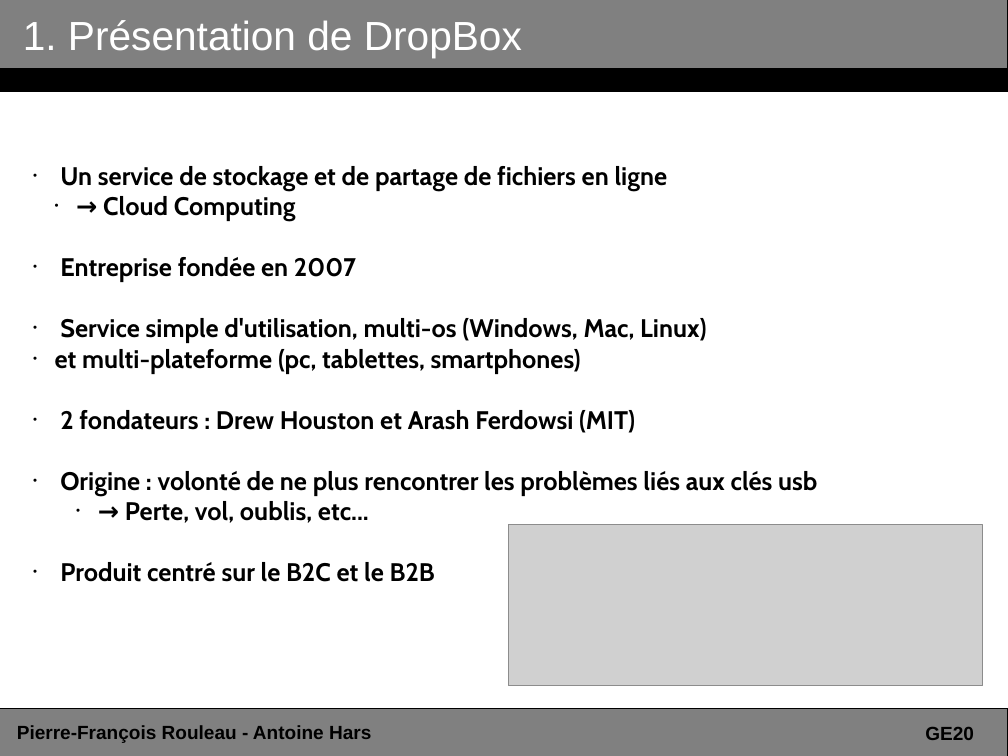
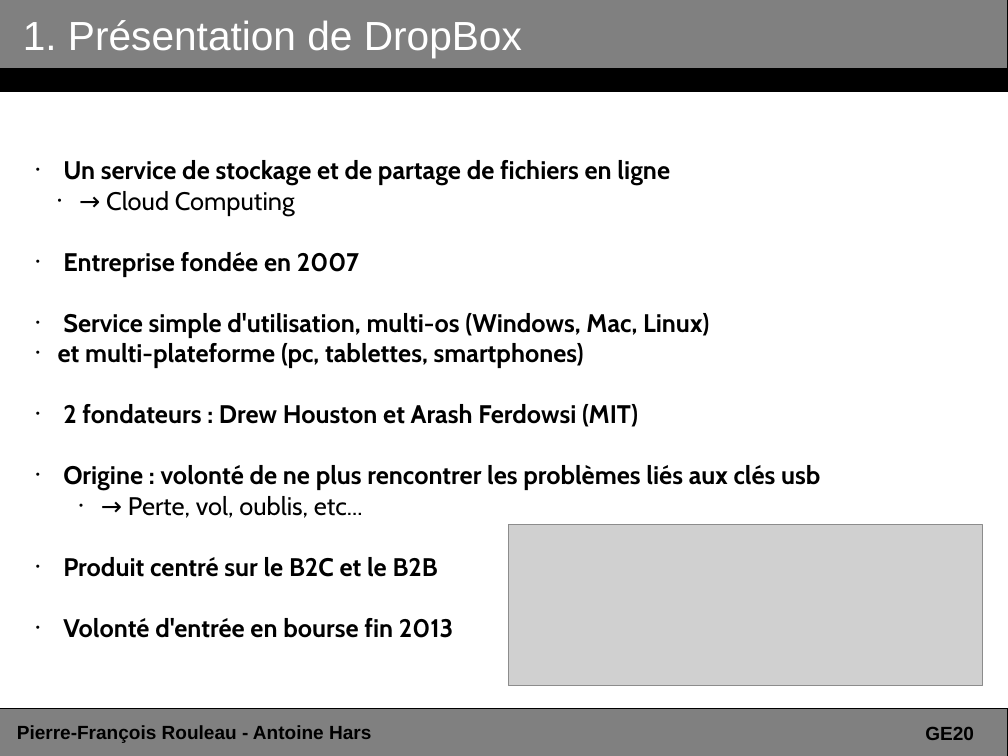
Before and after one commit to ahars/ge20, a slide deck: slide 3 of presentation_dropbox.odp. Drawn at 1008x756 pixels with LibreOffice and Linux fonts; fonts in the diff are those of the drawing; grey boxes stand for pictures. Boxes give left, top, right and bottom in pixels: in the first picture for what was removed or moved away, otherwise in the second. Text is boxed around its words. In the diff, an @@ line names an element or a change of style, - is before the commit and + after.

```diff
--- a/presentation_dropbox.odp
+++ b/presentation_dropbox.odp
@@ subtitle at (106, 191, 363, 518): bold off in "→ Cloud Computing", "→ Perte, vol, oublis, etc..." @@
@@ subtitle at (63, 618, 454, 638): paragraph added @@
+• Volonté d'entrée en bourse fin 2013
```
Also in this commit, not shown: 3 other slides changed, 5 slides added.
